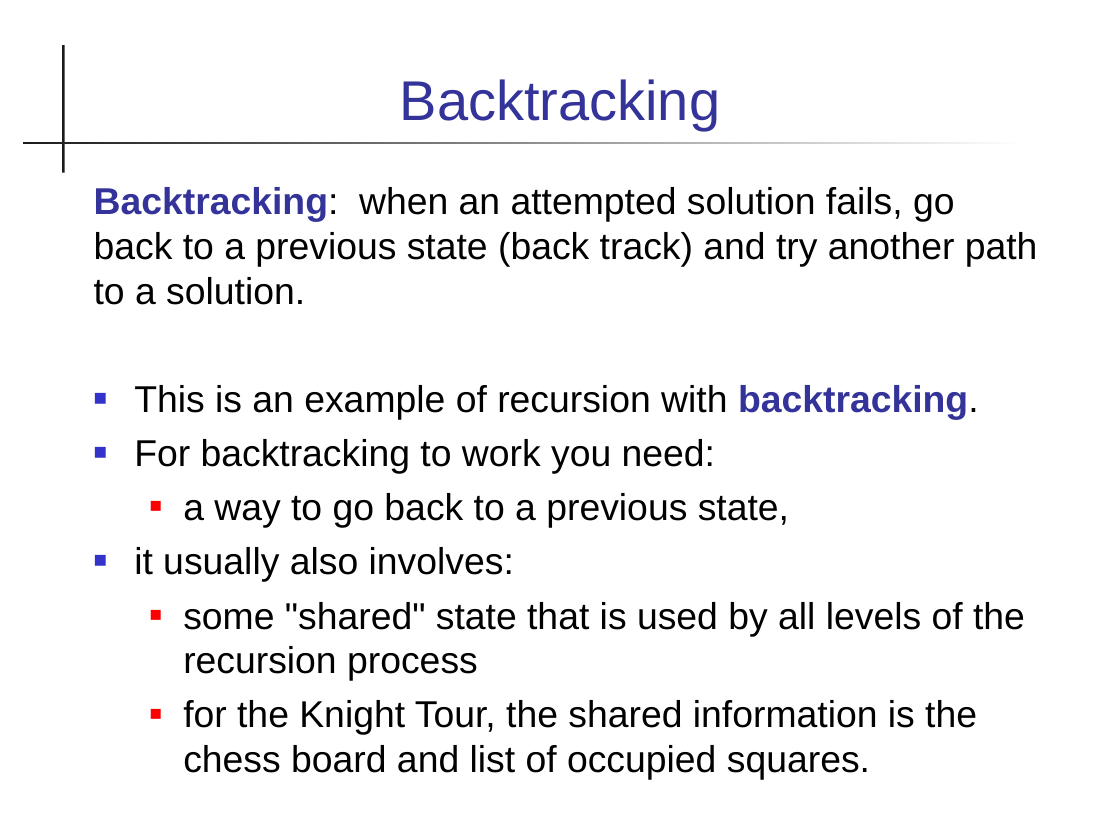
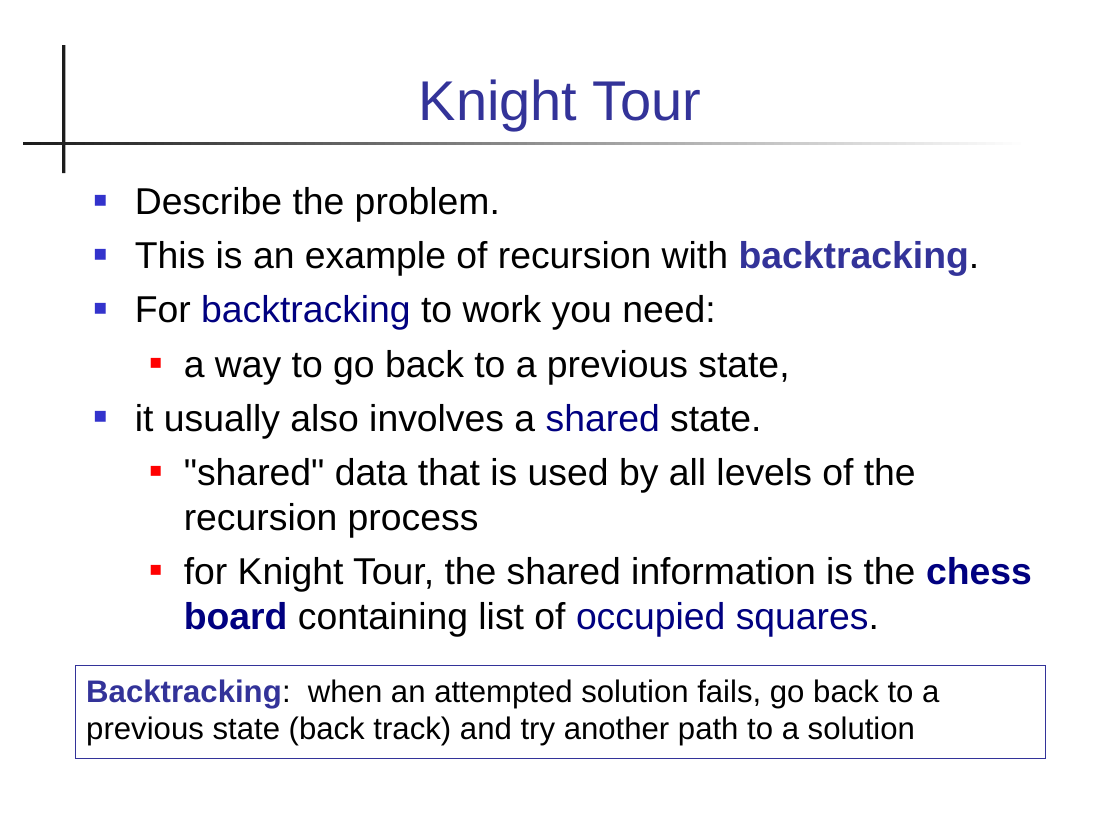
Before and after one commit to skeoop/skeoop.github.io, a slide deck: slide 37 of recursion/Recursion.ppt. Drawn at 1120x840 pixels with LibreOffice and Linux fonts; fonts in the diff are those of the drawing. Boxes give left, top, right and bottom in pixels: in the first picture for what was removed or moved away, otherwise in the second. Text is boxed around its words. In the diff, an @@ line names an element or a change of style, - is before the commit and + after.

Commit message:
add Lab10 and Recursion slides

```diff
--- a/recursion/Recursion.ppt
+++ b/recursion/Recursion.ppt
@@ title at (x1=419, y1=79, x2=701, y2=130): text changed @@
-Backtracking
+Knight Tour
@@ text at (x1=135, y1=187, x2=500, y2=222): text changed @@
-Backtracking: when an attempted solution fails, go back to a previous state (back track) and try another path to a solution.
+■ Describe the problem.
@@ text at (x1=135, y1=241, x2=980, y2=384): text colour #000000 to #000080 in "backtracking"; indent changed @@
@@ text at (x1=135, y1=404, x2=1032, y2=636): text changed @@
-■ it usually also involves:
-  ■ some "shared" state that is used by all levels of the recursion process
-  ■ for the Knight Tour, the shared information is the chess board and list of occupied squares.
+■ it usually also involves a shared state.
+  ■ "shared" data that is used by all levels of the recursion process
+  ■ for Knight Tour, the shared information is the chess board containing list of occupied squares.
@@ rectangle added at (x1=75, y1=665, x2=1045, y2=758), outline #333399 0.74 pt, 20 pt, text #000000 @@
+Backtracking: when an attempted solution fails, go back to a previous state (back track) and try another path to a solution
```
Also in this commit, not shown: 27 other slides changed, 1 slide added, 1 slide removed, 3 other files.
